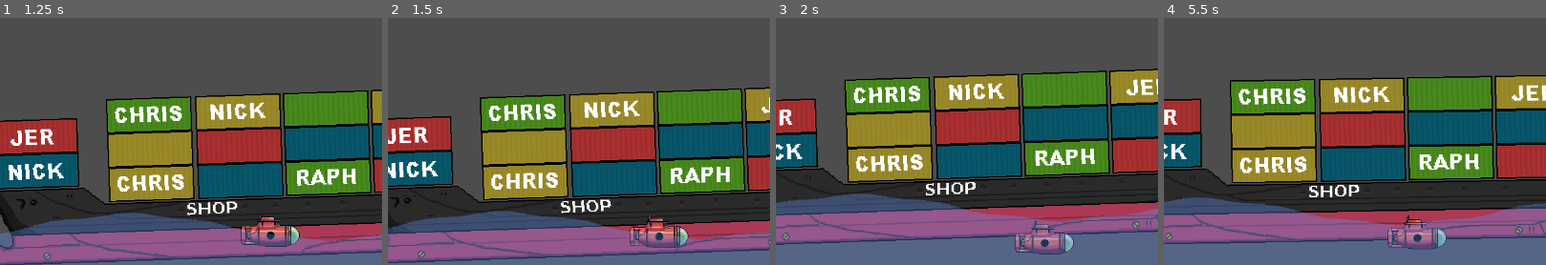
Above: before the commit, frames 1-4 (left to right).
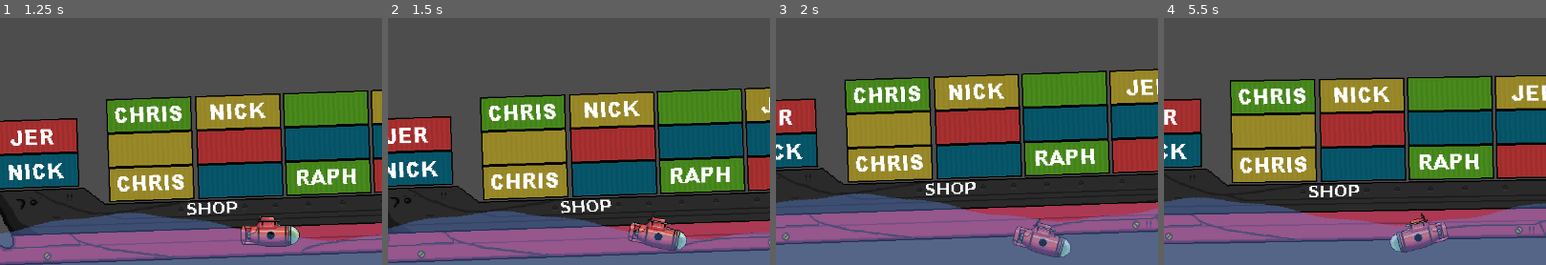
Above: after the commit, the same moments.

Repository: misterbamboo/ld57
Game: Godot game, scene res://MainGame.tscn
The game is run twice, just before and just after one commit, with the same random seed, the same clock (stepped at 60 frames per second) and the same inputs.
Inputs:
- Up to frame 1 (1.25 s): tap Enter at 0.5 s; hold Right (sub_right) from 0.53 s (still down); tap R at 0.6 s
- Up to frame 2 (1.5 s): release Right (sub_right) at 1.28 s; hold Down (sub_down) from 1.28 s (still down); tap R at 1.35 s
- Up to frame 3 (2 s): keep holding Down (sub_down)
- Up to frame 4 (5.5 s): release Down (sub_down) at 2.03 s; hold Right (sub_right) 2.03-2.78 s; tap R every 0.75 s from 2.1 to 5.1 s; hold Up (sub_up) 2.78-3.53 s; hold Left (sub_left) 3.53-5.03 s; hold Down (sub_down) from 5.03 s (still down)
The pictures show only the part of the screen within x 16-66%, y 6-56%; the shares and areas given below are measured in that part.

Frame 1 is identical in both runs. In frame 2, 1.0% of the frame differs, in the area x 62-79%, y 79-95%; in frame 3, 1.1%; in frame 4, 1.2%, in the area x 58-75%, y 78-95%.

Commit message:
feat: add animations to the sub to show movement

Diff:
--- a/src/godotproject/HUD/oxygen_meter.gd
+++ b/src/godotproject/HUD/oxygen_meter.gd
@@ -1,7 +1,6 @@
 extends HBoxContainer
 
 @export var bubble_graphics: Texture2D
-@onready var label: Label = $Label
 
 const BUBBLE_COUNT = 10
 const FLASH_INTERVAL = 0.1  # Time in seconds between flashes
@@ -46,7 +45,6 @@
 
 func _update_display() -> void:
 	var oxygen_percent = _get_oxygen_percentage()
-	_update_label(oxygen_percent)
 
 	var visible_count = _calculate_visible_bubble_count(oxygen_percent)
 	var should_flash = _should_bubble_flash(oxygen_percent)
@@ -56,10 +54,6 @@
 
 func _get_oxygen_percentage() -> float:
 	return (Oxygen.get_quantity() / Oxygen.get_capacity()) * 100
-
-func _update_label(oxygen_percent: float) -> void:
-	if label != null:
-		label.text = "%d%%" % round(oxygen_percent)
 
 func _calculate_visible_bubble_count(oxygen_percent: float) -> int:
 	return ceil(oxygen_percent / 10.0)
--- a/src/godotproject/MainGame.tscn
+++ b/src/godotproject/MainGame.tscn
@@ -11,6 +11,7 @@
 [ext_resource type="Texture2D" uid="uid://c3q64n0uvmwjt" path="res://Submarine/Assets/sub.png" id="7_x5ji8"]
 [ext_resource type="Texture2D" uid="uid://ugunphi5287t" path="res://ShopManagement/shop.png" id="8_mi4js"]
 [ext_resource type="Script" uid="uid://bgmjqnecg48wu" path="res://ShopManagement/shopboatmovement.gd" id="9_o3vwv"]
+[ext_resource type="Script" uid="uid://b51u4u2hgpigx" path="res://Submarine/submarinesprite.gd" id="11_yphxy"]
 [ext_resource type="Script" uid="uid://dkkyfc01q7jit" path="res://Water/water.gd" id="12_qtrx8"]
 [ext_resource type="Script" uid="uid://b6g4cy2wogxrw" path="res://HUD/oxygen_meter.gd" id="13_led80"]
 [ext_resource type="Texture2D" uid="uid://c6wguud8duno8" path="res://HUD/sub_hud.png" id="14_401ut"]
@@ -74,6 +75,7 @@
 
 [node name="Sprite2D" type="Sprite2D" parent="Submarine"]
 texture = ExtResource("7_x5ji8")
+script = ExtResource("11_yphxy")
 
 [node name="SubmarineDetails" type="Node2D" parent="Submarine"]
 script = ExtResource("6_v3hs3")
--- a/src/godotproject/Submarine/submarinemovement.gd
+++ b/src/godotproject/Submarine/submarinemovement.gd
@@ -5,10 +5,11 @@
 
 @export var out_of_water_buffer_zone := 20.0
 
-func _physics_process(delta):
+func _physics_process(_delta):
 	var surface = Water.instance.surface_variation(global_position.x)
 	_outside_water_force(surface)
 	_keep_on_surface_when_near(surface)
+
 	if Game.instance.get_state() == Game.GameState.IN_ACTION or Game.instance.get_state() == Game.GameState.IN_SHOP:
 		_move(surface)
 
@@ -18,16 +19,24 @@
 
 	var force := Vector2.ZERO
 
-	if Input.get_action_strength("sub_up") > 0:
+	# Handle vertical movement
+	var up_strength = Input.get_action_strength("sub_up")
+	var down_strength = Input.get_action_strength("sub_down")
+
+	if up_strength > 0:
 		force.y -= move_speed
 
-	if Input.get_action_strength("sub_down") > 0:
+	if down_strength > 0:
 		force.y += move_speed
 
-	if Input.get_action_strength("sub_right") > 0:
+	# Handle horizontal movement
+	var right_strength = Input.get_action_strength("sub_right")
+	var left_strength = Input.get_action_strength("sub_left")
+
+	if right_strength > 0:
 		force.x += move_speed
 
-	if Input.get_action_strength("sub_left") > 0:
+	if left_strength > 0:
 		force.x -= move_speed
 
 	apply_central_force(force)
@@ -41,19 +50,15 @@
 func _outside_water_force(surface: float):
 	if global_position.y < surface - out_of_water_buffer_zone:
 		gravity_scale = 0.5
-		linear_damp = 0.1 # less friction in air
+		linear_damp = 0.1
 	else:
 		gravity_scale = 0
-		linear_damp = 1 # more friction in water
+		linear_damp = 1
 
 func _keep_on_surface_when_near(surface: float):
-	# if user doesn't press any key ans is near the surface, apply a force to keep it on the surface so it follows the water
-	# like if a magnet lerp to the surface
-
-	if(Input.is_action_pressed("sub_up") or Input.is_action_pressed("sub_down")):
+	if Input.is_action_pressed("sub_up") or Input.is_action_pressed("sub_down"):
 		return
 
 	if global_position.y > surface - out_of_water_buffer_zone and global_position.y < surface + out_of_water_buffer_zone:
 		var variation = surface - global_position.y
-		var force = Vector2(0, variation * 2)
-		apply_central_force(force)
+		apply_central_force(Vector2(0, variation * 2))
--- /dev/null
+++ b/src/godotproject/Submarine/submarinesprite.gd
@@ -0,0 +1,40 @@
+class_name SubmarineSprite extends Sprite2D
+
+@export var flip_animation_time: float = 0.5
+@export var max_tilt_angle: float = 15.0
+@export var tilt_animation_time: float = 0.5
+
+var target_scale_x: float = 1.0
+var target_rotation: float = 0.0
+
+func _process(delta):
+	_update_direction_from_input()
+	_update_sprite_flip(delta)
+	_update_sprite_tilt(delta)
+
+func _update_direction_from_input():
+	var up_strength = Input.get_action_strength("sub_up")
+	var down_strength = Input.get_action_strength("sub_down")
+	var right_strength = Input.get_action_strength("sub_right")
+	var left_strength = Input.get_action_strength("sub_left")
+
+	# Set horizontal direction
+	if right_strength > 0:
+		target_scale_x = 1.0
+	elif left_strength > 0:
+		target_scale_x = -1.0
+
+	# Set vertical tilt based on input
+	target_rotation = (down_strength - up_strength) * deg_to_rad(max_tilt_angle)
+
+	# Correct tilt direction when facing left
+	if target_scale_x < 0:
+		target_rotation = -target_rotation
+
+func _update_sprite_flip(delta: float) -> void:
+	var lerp_weight = clamp(delta / flip_animation_time * 3.0, 0.0, 1.0)
+	self.scale.x = lerp(self.scale.x, target_scale_x, lerp_weight)
+
+func _update_sprite_tilt(delta: float) -> void:
+	var lerp_weight = clamp(delta / tilt_animation_time * 3.0, 0.0, 1.0)
+	self.rotation = lerp(rotation, target_rotation, lerp_weight)
Not shown: 1 places in src/godotproject/MainGame.tscn that only renumber resources
Not shown, added: src/godotproject/Submarine/submarinesprite.gd.uid
